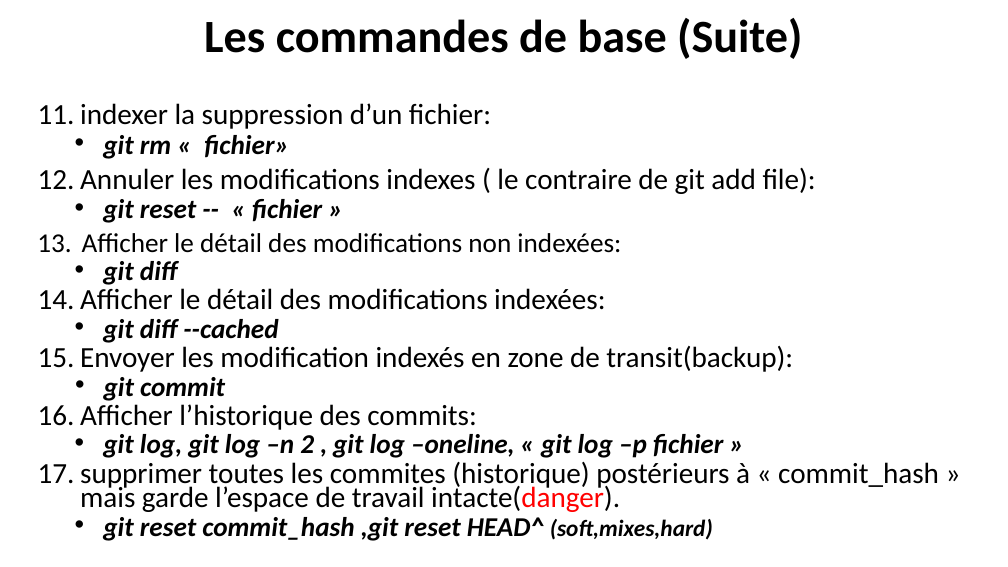
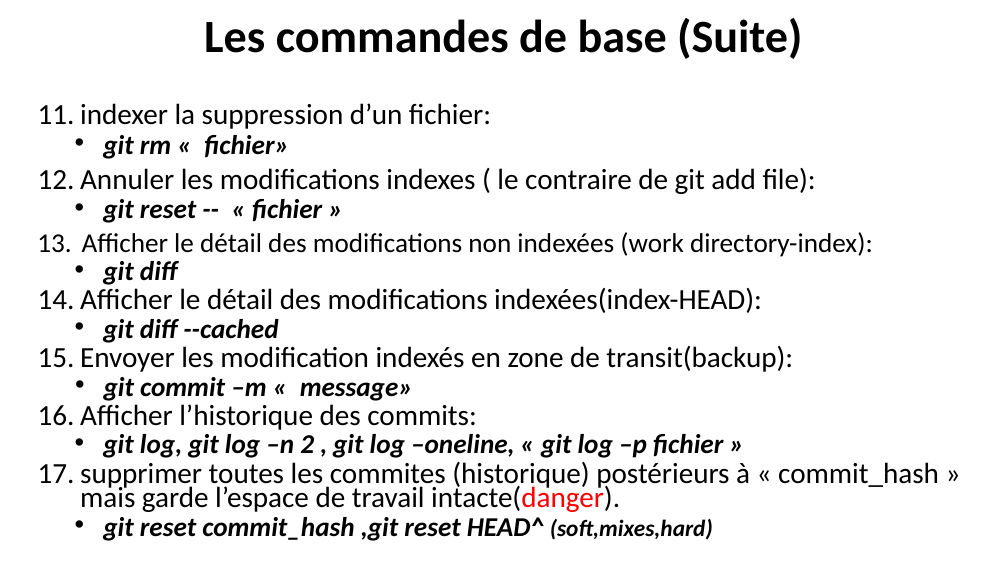
Before and after one commit to belakebiboussad/form, a slide deck: slide 8 of Formation Git.pptx (slide 11 before the commit). Drawn at 1008x567 pixels with LibreOffice and Linux fonts; fonts in the diff are those of the drawing. Boxes give left, top, right and bottom in pixels: in the first picture for what was removed or moved away, otherwise in the second. Text is boxed around its words. In the diff, an @@ line names an element or a change of style, - is before the commit and + after.

```diff
--- a/Formation Git.pptx
+++ b/Formation Git.pptx
@@ text at (x1=82, y1=232, x2=873, y2=257): text changed @@
-13. Afficher le détail des modifications non indexées:
+13. Afficher le détail des modifications non indexées (work directory-index):
@@ text at (x1=80, y1=288, x2=762, y2=313): text changed @@
-  14. Afficher le détail des modifications indexées:
+  14. Afficher le détail des modifications indexées(index-HEAD):
@@ text at (x1=104, y1=377, x2=413, y2=401): text changed @@
-  • git commit
+  • git commit –m « message»
```
Also in this commit, not shown: 8 other slides changed, 1 slide added, 1 slide removed, 7 other files.
